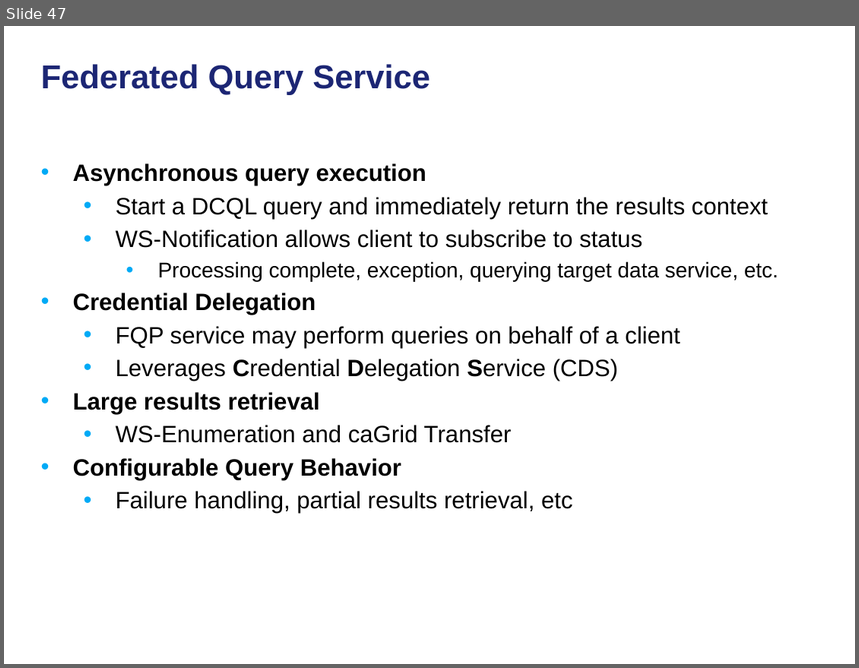
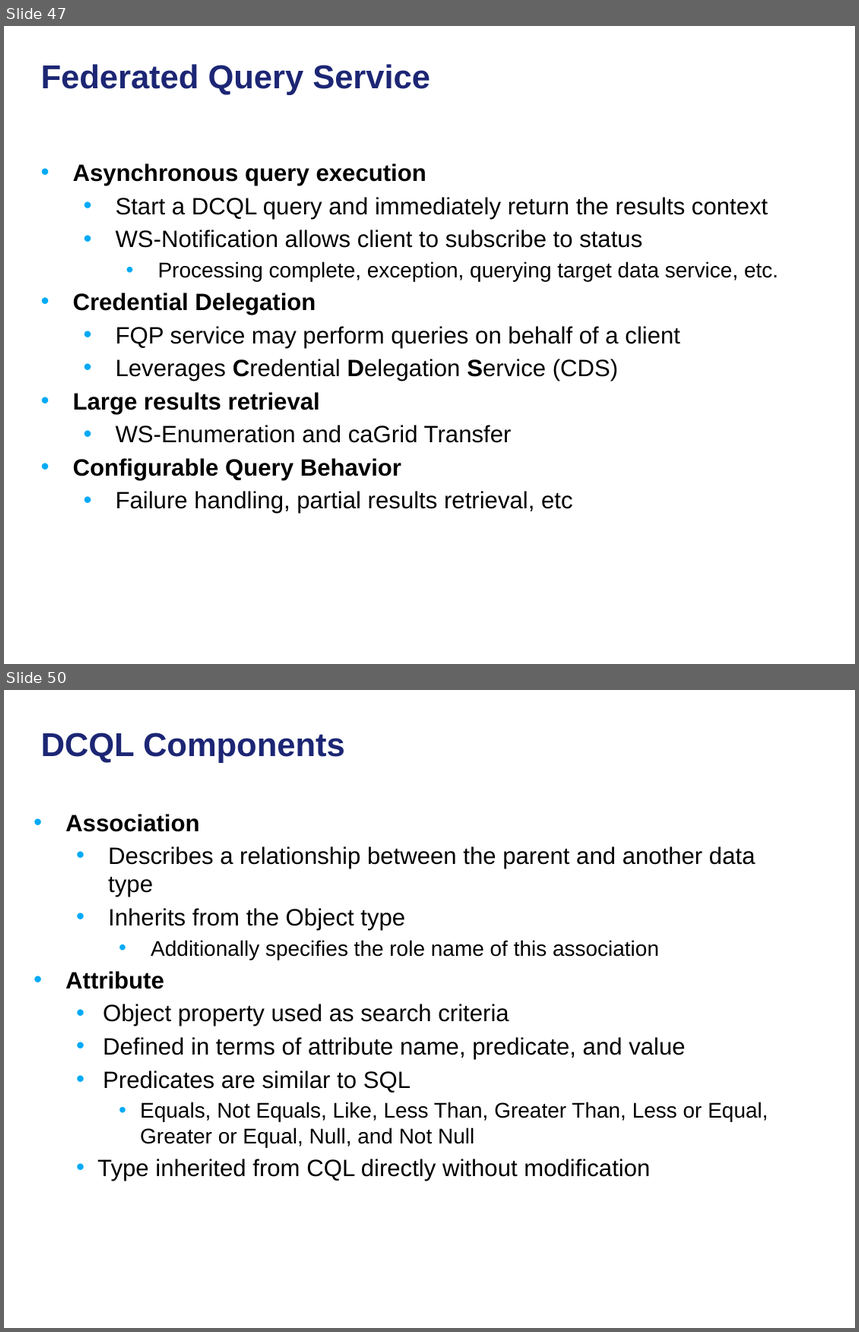
Before and after one commit to NCIP/cagrid-docs, a slide deck: presentations/200906_Novartis/caGrid Data Services.pptx. Shown one above the other, each under a label of ours: slide 47 before the commit, slides 47 and 50 after it; the slides between them are not shown. The pictures are 859x668 and 859x1332 pixels, drawn with LibreOffice and Linux fonts; fonts in the diff are those of the drawing; background and template pictures are left out. Boxes give left, top, right and bottom in pixels: in the first picture for what was removed or moved away, otherwise in the second. Text is boxed around its words. In the diff, an @@ line names an element or a change of style, - is before the commit and + after.

```diff
--- a/presentations/200906_Novartis/caGrid Data Services.pptx
+++ b/presentations/200906_Novartis/caGrid Data Services.pptx
@@ slide 50 added at (x1=4, y1=690, x2=855, y2=1328), background picture (left out) @@
@@ title added at (x1=41, y1=733, x2=345, y2=763), 28 pt, text #1C2674, bold @@
+DCQL Components
@@ text added at (x1=66, y1=814, x2=768, y2=1181), 20 pt, text #000000 @@
+• Association
+  • Describes a relationship between the parent and another data type
+  • Inherits from the Object type
+    • Additionally specifies the role name of this association
+• Attribute
+  • Object property used as search criteria
+  • Defined in terms of attribute name, predicate, and value
+  • Predicates are similar to SQL
+    • Equals, Not Equals, Like, Less Than, Greater Than, Less or Equal, Greater or Equal, Null, and Not Null
+  • Type inherited from CQL directly without modification
```
Also in this commit, not shown: 4 other slides added.
